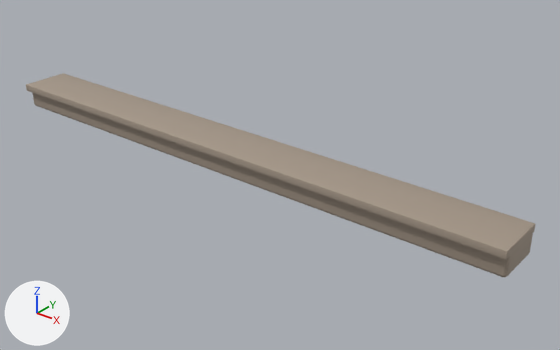
The glTF model unity/Assets/Art/EarlyGame/garage-kit/garage-lot-curb.glb as it was, and as the next commit left it.
Before and after are seen from a 50 mm camera at (3.19, -3.49, 2.21) aimed at (0.29, 0.13, -0.03). Lighting does not change. The marker at lower left points along +X, +Y and +Z. The picture after the commit comes second.

The first picture shows 'CurbDeck'.
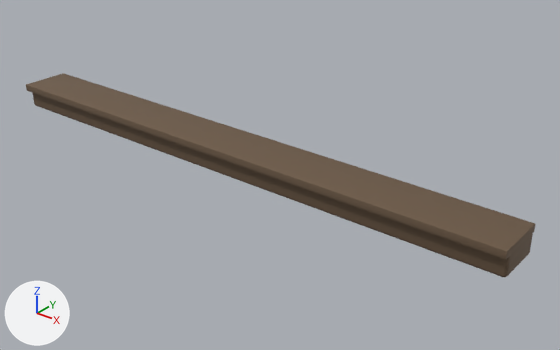
What differs and where, as boxes (x1, y1, x2, y2) in the pictures (560 x 350 px):
'CurbDeck', recoloured (beige to brown)
    both: (26, 73, 535, 277)

The change, as a list of edits to the scene's bpy script:
```text
Add img_garage_lot_curb_normal:
    img_garage_lot_curb_normal = load_image('garage-lot-curb_normal', '_unpacked/garage-lot-curb_normal', 1024, 1024, 'Non-Color')
Add img_garage_lot_curb_albedo:
    img_garage_lot_curb_albedo = load_image('garage-lot-curb_albedo', '_unpacked/garage-lot-curb_albedo', 1024, 1024, 'sRGB')
Add img_garage_lot_curb_roughness:
    img_garage_lot_curb_roughness = load_image('garage-lot-curb_roughness', '_unpacked/garage-lot-curb_roughness', 1024, 1024, 'Non-Color')
Add mat_concretecurb:
    mat_concretecurb = bpy.data.materials.new('ConcreteCurb')
    # uses the picture img_garage_lot_curb_albedo
    # uses the picture img_garage_lot_curb_normal
    # uses the picture img_garage_lot_curb_roughness
Change me_cube:
    where me_cube.from_pydata(...)  # 156 vertices, 308 faces; spans x -2.0..2.0, y -0.2..0.16, z 0.0..0.19
    remove me_cube.materials.append(mat_garage_lot_curb_vcol)
    add me_cube.materials.append(mat_concretecurb)
```
